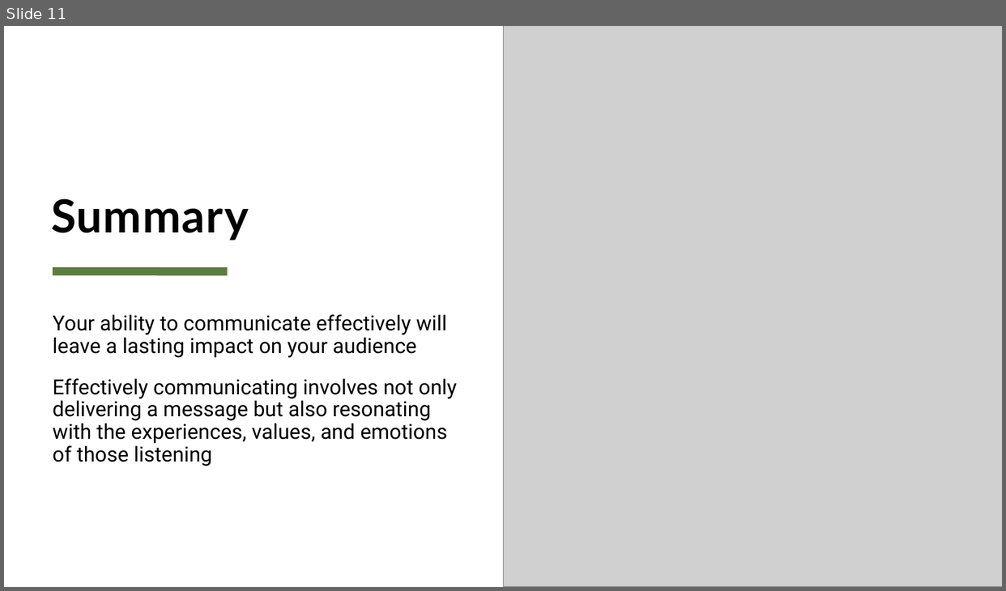
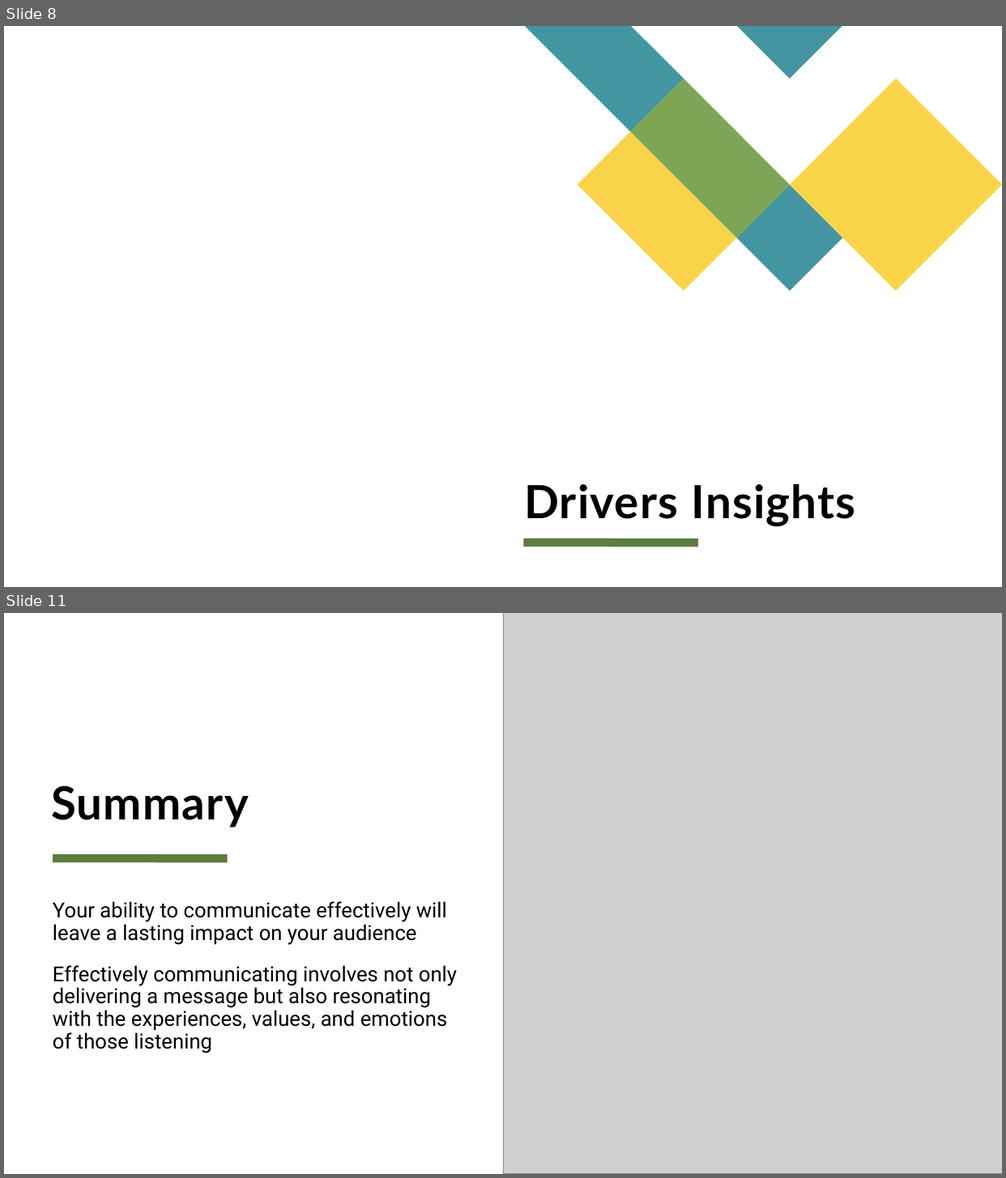
Before and after one commit to x22237941/Database-and-Analytical-Programming, a slide deck: TeamI.pptx. Shown one above the other, each under a label of ours: slide 11 before the commit, slides 8 and 11 after it; the slides between them are not shown. The pictures are 1006x591 and 1006x1178 pixels, drawn with LibreOffice and Linux fonts; fonts in the diff are those of the drawing; grey boxes stand for pictures. Boxes give left, top, right and bottom in pixels: in the first picture for what was removed or moved away, otherwise in the second. Text is boxed around its words. In the diff, an @@ line names an element or a change of style, - is before the commit and + after.

```diff
--- a/TeamI.pptx
+++ b/TeamI.pptx
@@ slide 8 added at (x1=4, y1=26, x2=1002, y2=587), background #FFFFFF @@
@@ group added at (x1=525, y1=26, x2=1002, y2=291): 5 freeform shapes @@
@@ title added at (x1=524, y1=484, x2=856, y2=527), 44 pt, text #000000, bold @@
+Drivers Insights
@@ line added from (523, 543) to (699, 544), #5D7D40 8 pt @@
```
Also in this commit, not shown: 2 slides changed, 1 other slide added, 2 slides removed.
